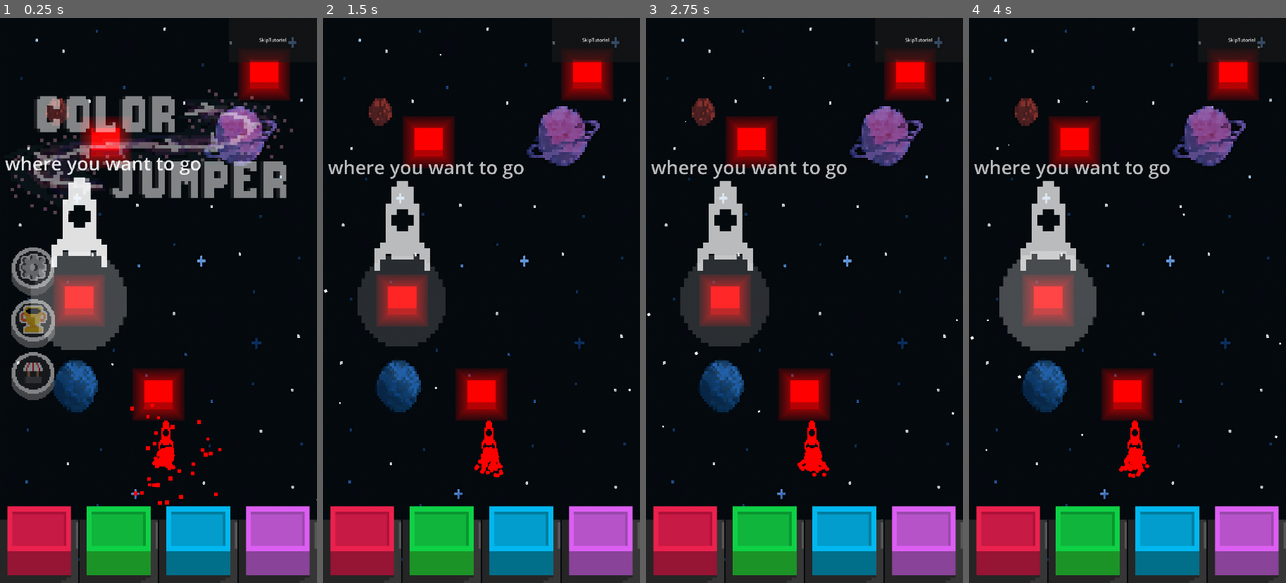
Above: before the commit, frames 1-4 (left to right).
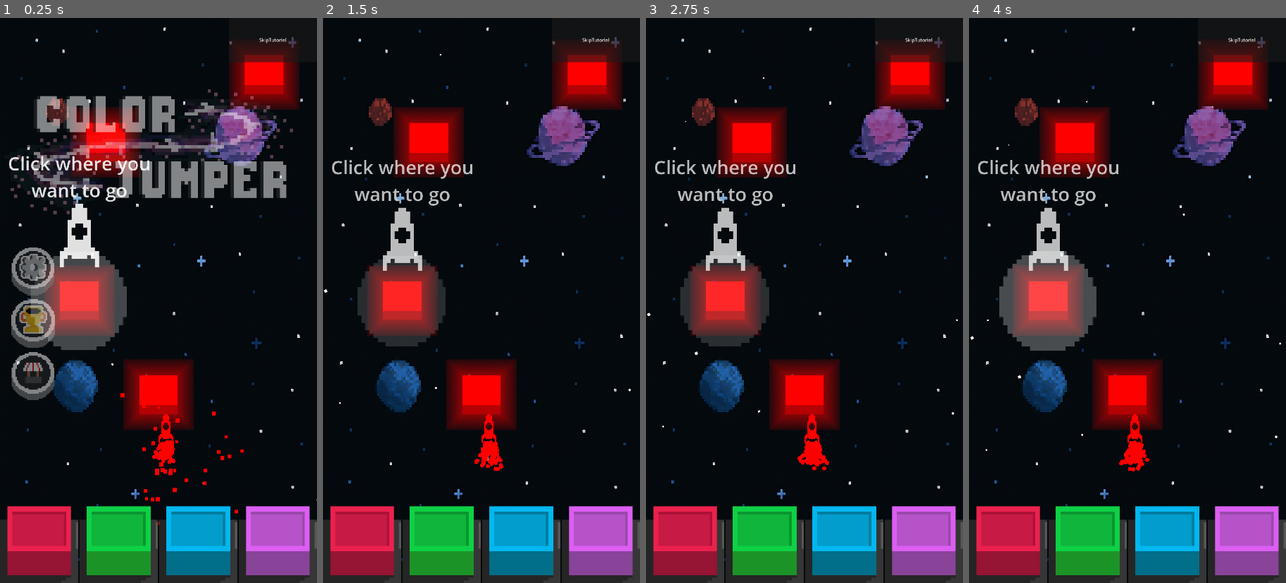
Above: after the commit, the same moments.

Repository: Xavier-Royer/Color-Jumper
Game: Godot game, scene res://Main.tscn
The game is run twice, just before and just after one commit, with the same random seed, the same clock (stepped at 60 frames per second) and the same inputs.
Inputs (mouse positions are in pixels of both pictures, inside the frame that each line leads up to):
- Up to frame 1 (0.25 s): no input
- Up to frame 2 (1.5 s): move the mouse to (551, 272) at 0.52 s; press the mouse at (551, 272) at 0.53 s; release the mouse at (551, 272) at 1.25 s; drag from (418, 328) to (481, 396) at 1.27 s
- Up to frame 3 (2.75 s): move the mouse to (836, 176) at 2.02 s; press the mouse at (836, 176) at 2.03 s
- Up to frame 4 (4 s): release the mouse at (1159, 176) at 2.75 s; drag from (1111, 413) to (1073, 142) at 2.77 s; move the mouse to (1222, 385) at 3.52 s; press the mouse at (1222, 385) at 3.53 s

The runs differ from the first frame. In frame 1, 11% of the frame differs, in the area x 1-95%, y 4-90%; in frame 2, 11%; in frame 3, 11%, in the area x 1-95%, y 4-82%; in frame 4, 11%.

Commit message:
fix menu bg and tutorial scaling

Diff:
--- a/Main.tscn
+++ b/Main.tscn
@@ -20,7 +20,6 @@
 [ext_resource type="Texture2D" uid="uid://dsb2om7lij48j" path="res://textures/bluebuttonpressed.png" id="8_c2ibq"]
 [ext_resource type="Texture2D" uid="uid://bj45pt6w42xui" path="res://textures/purplebutton.png" id="9_j4qnp"]
 [ext_resource type="Texture2D" uid="uid://bqkd2bxvdospl" path="res://textures/purplebuttonpressed.png" id="10_fpfj3"]
-[ext_resource type="PackedScene" uid="uid://cnoobnjt5omfj" path="res://scroll_locker.tscn" id="10_gb15f"]
 [ext_resource type="Script" uid="uid://cbpq4o5tbo37b" path="res://leaderboard_screen.gd" id="10_w3rk5"]
 [ext_resource type="Theme" uid="uid://inpjr0g2xmmk" path="res://default_theme.tres" id="11_5mvff"]
 [ext_resource type="Texture2D" uid="uid://jlvu2iegplrg" path="res://textures/settings.png" id="15_5tuhn"]
@@ -230,33 +229,6 @@
 &"RESET": SubResource("Animation_1w2xm")
 }
 
-[sub_resource type="Animation" id="Animation_3ccbu"]
-length = 0.001
-tracks/0/type = "value"
-tracks/0/imported = false
-tracks/0/enabled = true
-tracks/0/path = NodePath("ButtonPointer:scale")
-tracks/0/interp = 1
-tracks/0/loop_wrap = true
-tracks/0/keys = {
-"times": PackedFloat32Array(0),
-"transitions": PackedFloat32Array(1),
-"update": 0,
-"values": [Vector2(1, 1)]
-}
-tracks/1/type = "value"
-tracks/1/imported = false
-tracks/1/enabled = true
-tracks/1/path = NodePath("ButtonPointer:modulate")
-tracks/1/interp = 1
-tracks/1/loop_wrap = true
-tracks/1/keys = {
-"times": PackedFloat32Array(0),
-"transitions": PackedFloat32Array(1),
-"update": 0,
-"values": [Color(1, 1, 1, 0.509804)]
-}
-
 [sub_resource type="Animation" id="Animation_5mkgo"]
 resource_name = "Hover"
 length = 2.0
@@ -287,6 +259,33 @@
 "values": [Color(1, 1, 1, 0.509804), Color(1, 1, 1, 0.392157), Color(1, 1, 1, 0.509804)]
 }
 
+[sub_resource type="Animation" id="Animation_3ccbu"]
+length = 0.001
+tracks/0/type = "value"
+tracks/0/imported = false
+tracks/0/enabled = true
+tracks/0/path = NodePath("ButtonPointer:scale")
+tracks/0/interp = 1
+tracks/0/loop_wrap = true
+tracks/0/keys = {
+"times": PackedFloat32Array(0),
+"transitions": PackedFloat32Array(1),
+"update": 0,
+"values": [Vector2(1, 1)]
+}
+tracks/1/type = "value"
+tracks/1/imported = false
+tracks/1/enabled = true
+tracks/1/path = NodePath("ButtonPointer:modulate")
+tracks/1/interp = 1
+tracks/1/loop_wrap = true
+tracks/1/keys = {
+"times": PackedFloat32Array(0),
+"transitions": PackedFloat32Array(1),
+"update": 0,
+"values": [Color(1, 1, 1, 0.509804)]
+}
+
 [sub_resource type="AnimationLibrary" id="AnimationLibrary_ny7u2"]
 _data = {
 &"Hover": SubResource("Animation_5mkgo"),
@@ -635,7 +634,20 @@
 grow_vertical = 2
 color = Color(1, 1, 1, 0)
 
-[node name="ScrollLocker" parent="ScreenManager/ShopScreen" instance=ExtResource("10_gb15f")]
+[node name="Label" type="Label" parent="ScreenManager/ShopScreen"]
+anchors_preset = -1
+anchor_left = 0.5
+anchor_top = 0.5
+anchor_right = 0.5
+anchor_bottom = 0.5
+offset_left = -289.0
+offset_top = -193.0
+offset_right = 288.0
+offset_bottom = -10.0
+theme = ExtResource("11_5mvff")
+text = "Shop
+coming soon"
+horizontal_alignment = 1
 
 [node name="LeaderboardScreen" type="CanvasLayer" parent="ScreenManager"]
 offset = Vector2(1152, 0)
@@ -908,15 +920,15 @@
 
 [node name="ScreenBG" type="ColorRect" parent="ScreenManager/GameScreen/UI"]
 visible = false
-modulate = Color(1, 1, 1, 0.27451)
-z_index = -100
+modulate = Color(1, 1, 1, 0.73333335)
+z_index = 100
 layout_mode = 1
 anchors_preset = 15
 anchor_right = 1.0
 anchor_bottom = 1.0
 grow_horizontal = 2
 grow_vertical = 2
-color = Color(0.864675, 0.864675, 0.864675, 1)
+color = Color(0, 0, 0, 1)
 
 [node name="FlashScreen" type="ColorRect" parent="ScreenManager/GameScreen/UI"]
 visible = false
@@ -1012,7 +1024,8 @@
 [node name="Text" type="Label" parent="ScreenManager/GameScreen/UI/Parent/TextContainer"]
 layout_mode = 2
 theme_override_font_sizes/font_size = 64
-text = "Click where you want to go"
+text = "Click where you
+want to go"
 horizontal_alignment = 1
 
 [node name="Finger" type="TextureRect" parent="ScreenManager/GameScreen/UI/Parent/TextContainer"]
--- a/block.tscn
+++ b/block.tscn
@@ -5,10 +5,10 @@
 [ext_resource type="Material" uid="uid://bu48js7s1b6pi" path="res://normalDead.tres" id="3_5d32t"]
 
 [sub_resource type="RectangleShape2D" id="RectangleShape2D_xfwl5"]
-size = Vector2(73, 73)
+size = Vector2(72.59254, 72.59254)
 
 [sub_resource type="CircleShape2D" id="CircleShape2D_im0tn"]
-radius = 25.0
+radius = 21.11228
 
 [sub_resource type="Shader" id="Shader_im0tn"]
 code = "shader_type canvas_item;
@@ -219,7 +219,7 @@
 "times": PackedFloat32Array(0),
 "transitions": PackedFloat32Array(1),
 "update": 0,
-"values": [Vector2(4.43, 4.43)]
+"values": [Vector2(6, 6)]
 }
 tracks/2/type = "value"
 tracks/2/imported = false
@@ -271,7 +271,7 @@
 "times": PackedFloat32Array(0, 0.5),
 "transitions": PackedFloat32Array(1, 1),
 "update": 0,
-"values": [Vector2(3, 3), Vector2(0, 0)]
+"values": [Vector2(6, 6), Vector2(0, 0)]
 }
 tracks/2/type = "value"
 tracks/2/imported = false
@@ -295,14 +295,14 @@
 
 [node name="Block" type="StaticBody2D"]
 z_index = 8
-scale = Vector2(4.43, 4.43)
+scale = Vector2(6, 6)
 collision_layer = 129
 input_pickable = true
 script = ExtResource("1_im0tn")
 
 [node name="CollisionShape2D" type="CollisionShape2D" parent="."]
-position = Vector2(-0.225734, -0.225734)
-scale = Vector2(0.548533, 0.548533)
+position = Vector2(8.745603e-08, 8.745603e-08)
+scale = Vector2(0.3047406, 0.3047406)
 shape = SubResource("RectangleShape2D_xfwl5")
 
 [node name="SpawnRadius" type="Area2D" parent="."]
--- a/game_screen.gd
+++ b/game_screen.gd
@@ -81,7 +81,7 @@
 #tutorialVariables
 var tutorialBlockPositions = []
 #would be nice if we had another name for blocks
-var tuturialTexts = ["Click where you want to go", "Dont miss any blocks","                ","Change colors to match the block","                    ","Tip: Use one hand for colors and one for blocks"]
+var tuturialTexts = ["Click where you\nwant to go", "Dont miss any blocks","                ","Change colors to\nmatch the block","                    ","Tip: Use one hand for colors\nand one for blocks"]
 var tutorialChangeColor = false
 var tutorialStep = 0
 var buttonAnimationPlayed = false
@@ -505,7 +505,7 @@
 			#var tween2 = create_tween().set_loops()
 			#tween2.tween_property($UI/Parent/TextContainer,"position", tutorialBlockPositions[tutorialStep].global_position   - ($UI/Parent/TextContainer.size/2.0) - Vector2(0,500),0.4).set_ease(Tween.EASE_OUT)
 			#tween2.tween_property($UI/Parent/TextContainer,"position", tutorialBlockPositions[tutorialStep].global_position   - ($UI/Parent/TextContainer.size/2.0) - Vector2(0,450),0.4).set_ease(Tween.EASE_IN)
-			movingObjects.position.y += delta*gameSpeed
+			movingObjects.position.y += delta*gameSpeed*1.75
 			if not tutorialStep > len(tutorialBlockPositions)-1:
 				$UI/Pointer.position = tutorialBlockPositions[tutorialStep].global_position - Vector2(64,64)
 				$UI/Parent/TextContainer.global_position = tutorialBlockPositions[tutorialStep].global_position   - ($UI/Parent/TextContainer.size/2.0) - Vector2(0,300)# - $UI/SkipTutorial.size/2.0 - Vector2(0,400)
--- a/project.godot
+++ b/project.godot
@@ -26,7 +26,6 @@
 window/size/viewport_height=1920
 window/size/mode=2
 window/stretch/mode="viewport"
-window/stretch/aspect="expand"
 window/handheld/orientation=1
 
 [input]
Not shown: 1 places in Main.tscn that only renumber resources
Not shown, changed: icon.svg.import
Not shown, changed: textures/BackGround.png.import
Not shown, changed: textures/CJ_icon.png.import
Not shown, changed: textures/Coin.png.import
Not shown, changed: textures/Evil Empire.otf.import
Not shown, changed: textures/Iphone.png.import
Not shown, changed: textures/ScaledDownCoin.png.import
Not shown, changed: textures/ScaledDownSpike.png.import
Not shown, changed: textures/bluebutton.png.import
Not shown, changed: textures/bluebuttonpressed.png.import
Not shown, changed: textures/colorjumper_logo.png.import
(and 21 more such lines)
